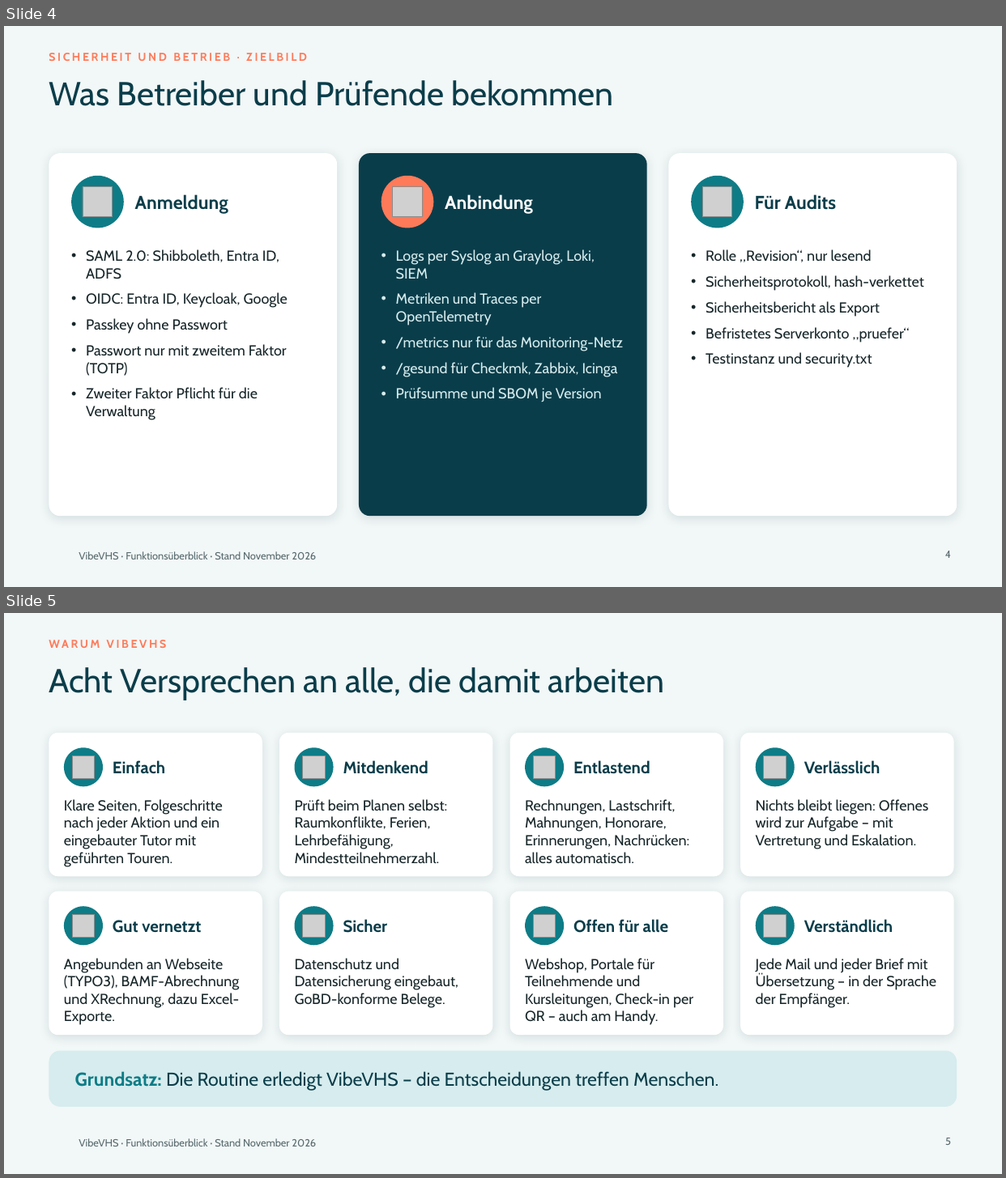
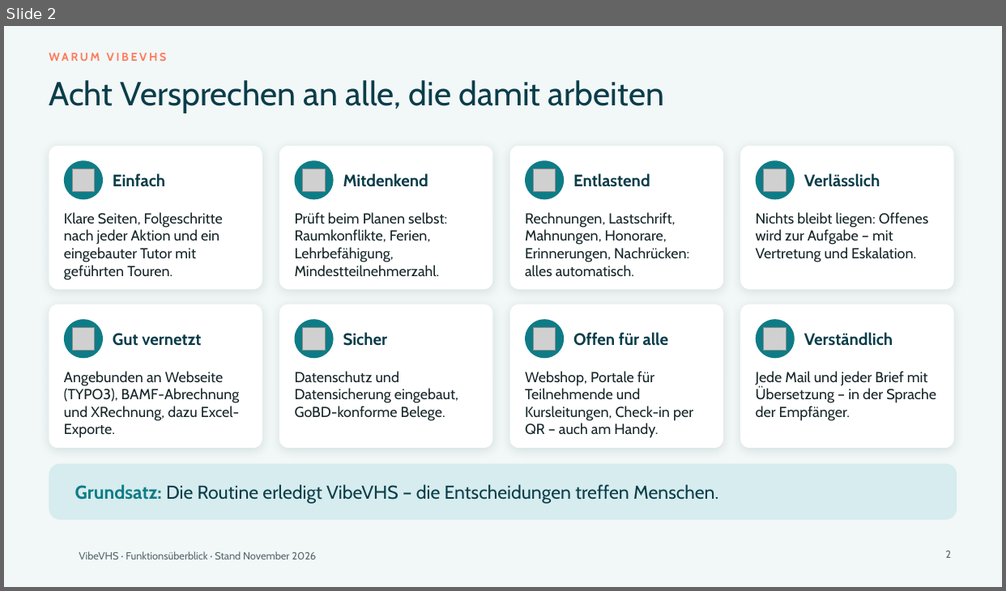
Before and after one commit to klaus-liebler/vibevhs, a slide deck: docs/praesentation/VibeVHS-Praesentation.pptx. Shown one above the other, each under a label of ours: slides 4 and 5 before the commit, slide 2 after it. The pictures are 1006x1178 and 1006x591 pixels, drawn with LibreOffice and Linux fonts; fonts in the diff are those of the drawing; grey boxes stand for pictures; background and template pictures are left out. Boxes give left, top, right and bottom in pixels: in the first picture for what was removed or moved away, otherwise in the second. Text is boxed around its words. In the diff, an @@ line names an element or a change of style, - is before the commit and + after.

```diff
--- a/docs/praesentation/VibeVHS-Praesentation.pptx
+++ b/docs/praesentation/VibeVHS-Praesentation.pptx
@@ slide 4 removed at (x1=4, y1=26, x2=1002, y2=587), background #F2F7F7; not listed: 1 template element that a slide beside it also shows @@
@@ text removed at (x1=49, y1=53, x2=307, y2=61) @@
-SICHERHEIT UND BETRIEB · ZIELBILD
@@ title removed at (x1=49, y1=80, x2=613, y2=106) @@
-Was Betreiber und Prüfende bekommen
@@ rounded rectangle removed at (x1=49, y1=153, x2=337, y2=516) @@
@@ rounded rectangle removed at (x1=359, y1=153, x2=647, y2=516) @@
@@ rounded rectangle removed at (x1=669, y1=153, x2=957, y2=516) @@
@@ ellipse removed at (x1=71, y1=176, x2=124, y2=228) @@
@@ picture removed at (x1=83, y1=187, x2=113, y2=217) @@
@@ text removed at (x1=135, y1=194, x2=228, y2=214) @@
-Anmeldung
@@ ellipse removed at (x1=381, y1=176, x2=434, y2=228) @@
@@ picture removed at (x1=393, y1=187, x2=423, y2=217) @@
@@ text removed at (x1=445, y1=194, x2=533, y2=214) @@
-Anbindung
@@ ellipse removed at (x1=691, y1=176, x2=744, y2=228) @@
@@ picture removed at (x1=702, y1=187, x2=732, y2=217) @@
@@ text removed at (x1=755, y1=194, x2=836, y2=210) @@
-Für Audits
@@ text removed at (x1=86, y1=250, x2=288, y2=420) @@
-• SAML 2.0: Shibboleth, Entra ID, ADFS
-• OIDC: Entra ID, Keycloak, Google
-• Passkey ohne Passwort
-• Passwort nur mit zweitem Faktor (TOTP)
-• Zweiter Faktor Pflicht für die Verwaltung
@@ text removed at (x1=396, y1=250, x2=623, y2=402) @@
-• Logs per Syslog an Graylog, Loki, SIEM
-• Metriken und Traces per OpenTelemetry
-• /metrics nur für das Monitoring-Netz
-• /gesund für Checkmk, Zabbix, Icinga
-• Prüfsumme und SBOM je Version
@@ text removed at (x1=705, y1=250, x2=924, y2=368) @@
-• Rolle „Revision“, nur lesend
-• Sicherheitsprotokoll, hash-verkettet
-• Sicherheitsbericht als Export
-• Befristetes Serverkonto „pruefer“
-• Testinstanz und security.txt
@@ page number removed at (x1=945, y1=551, x2=951, y2=558) @@
-4
@@ what was slide 5 is now slide 2 @@
@@ page number at (x1=945, y1=551, x2=951, y2=558): text changed @@
-5
+2
```
Also in this commit, not shown: 2 other slides removed, 1 other file.
